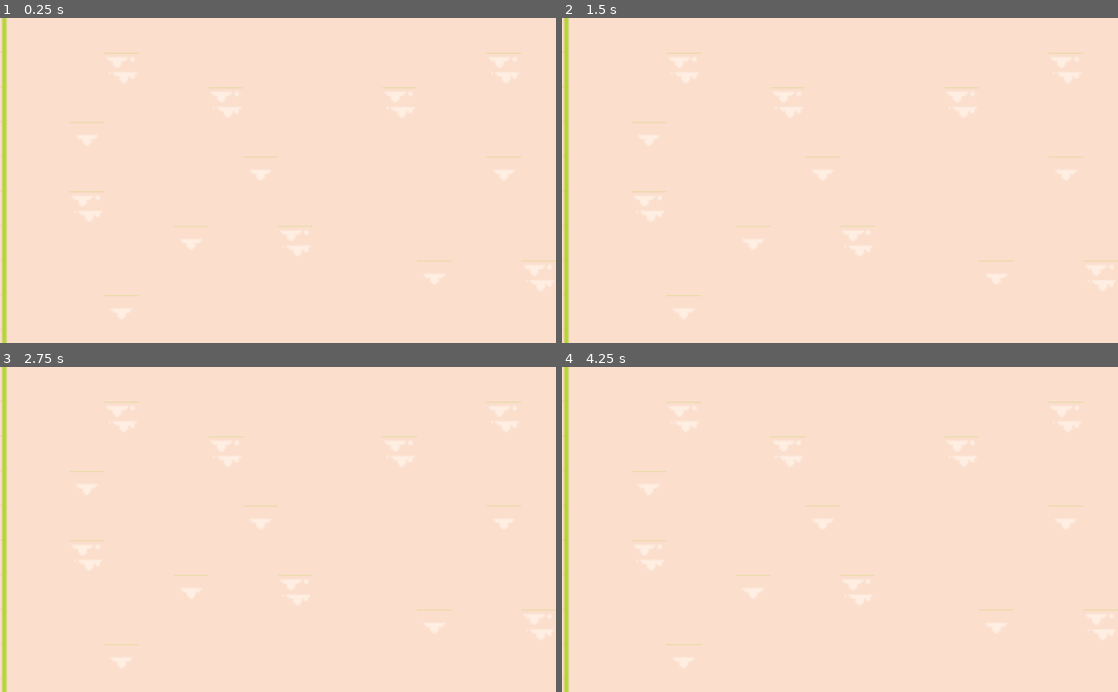
Above: before the commit, frames 1-4 (two rows, left to right).
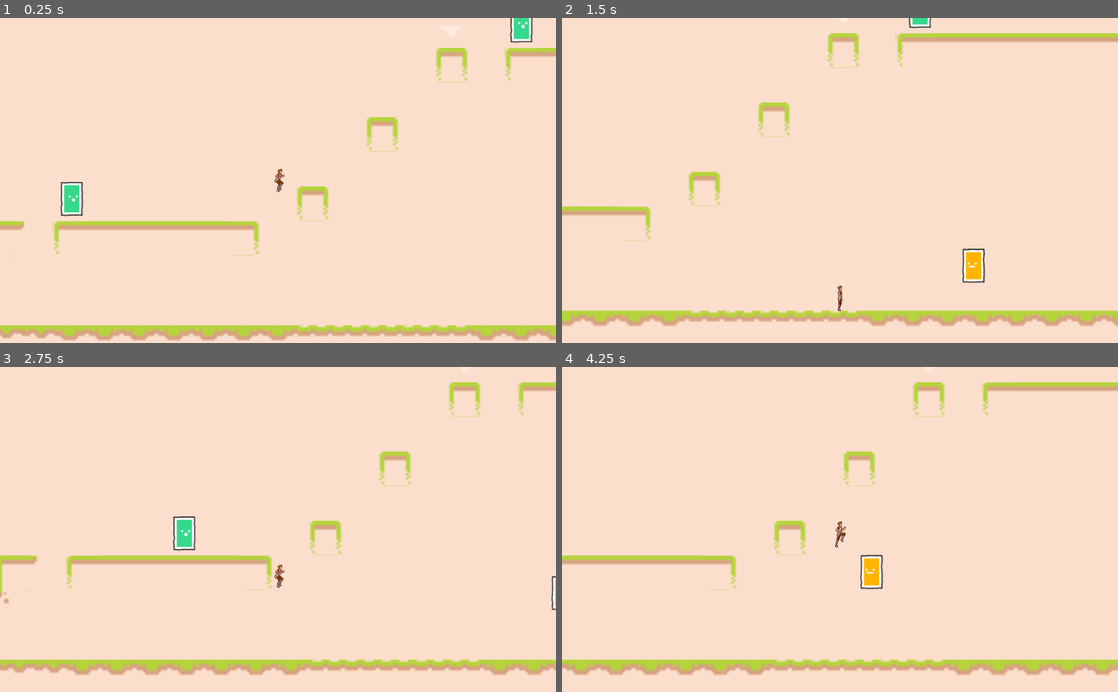
Above: after the commit, the same moments.

Repository: Tre101/04-2D-Platformer1
Game: Godot game, scene res://Game.tscn
Same seed, same stepped clock (60 frames per second), same inputs: the game is played once before the commit and once after it.
Inputs:
- Up to frame 1 (0.25 s): no input
- Up to frame 2 (1.5 s): hold D (right) from 0.53 s (still down); tap W (jump) at 0.77 s
- Up to frame 3 (2.75 s): tap W (jump) at 1.52 s; release D (right) at 2.03 s; hold A (left) from 2.03 s (still down)
- Up to frame 4 (4.25 s): release A (left) at 2.78 s; hold D (right) from 2.78 s (still down); tap W (jump) at 3.02, 3.77 s

The runs differ from the first frame. In frame 1, 8.0% of the frame differs, in the area x 0-100%, y 0-100%; in frame 2, 8.0%; in frame 3, 7.9%; in frame 4, 7.9%.
Error after the commit: Invalid get index 'global_position' (on base: 'previously freed instance'). (res://Enemies/Enemy1.gd:19)

Commit message:
not finished

Diff:
--- a/Camera.gd
+++ b/Camera.gd
@@ -4,5 +4,5 @@
 
 func _process(_delta):
 	player = get_node_or_null("/root/Game/Player_Container/Player")
-	if player == null:
+	if player != null:
 		position = player.position
--- /dev/null
+++ b/Enemies/Enemies.gd
@@ -0,0 +1,9 @@
+extends Node2D
+
+onready var Enemy1 = load("res://Enemies/Enemy1.tscn")
+
+func _process(_delta):
+	if not has_node("Enemy1"):
+		var enemy1 = Enemy1.instance()
+		enemy1.name = "Enemy1"
+		add_child(enemy1)
--- a/Enemies/Enemy1.gd
+++ b/Enemies/Enemy1.gd
@@ -4,13 +4,13 @@
 var player = null
 var nav = null
 
-var speed = 125
+var speed = 1
 
 func _ready():
 	position = start_position
 
 
-func _physics_process(delta):
+func _physics_process(_delta):
 	if nav == null:
 		nav = get_node_or_null("/root/Game/Navigation2D")
 	elif player == null:
@@ -25,6 +25,10 @@
 			if abs(s) < 1:
 				s = 0
 			var direction = target.normalized()
+			if direction.x < 0:
+				$Sprite.flip_h = true
+			else:
+				$Sprite.flip_h = false
 			var _v = move_and_slide(direction*s, Vector2.ZERO)
 
 
--- /dev/null
+++ b/Enemies/Enemy1.tscn
@@ -0,0 +1,27 @@
+[gd_scene load_steps=4 format=2]
+
+[ext_resource path="res://Assets/character_squareYellow.png" type="Texture" id=1]
+[ext_resource path="res://Enemies/Enemy1.gd" type="Script" id=2]
+
+[sub_resource type="RectangleShape2D" id=30]
+extents = Vector2( 7, 9 )
+
+[node name="Enemy1" type="KinematicBody2D"]
+collision_layer = 0
+collision_mask = 3
+script = ExtResource( 2 )
+
+[node name="Sprite" type="Sprite" parent="."]
+scale = Vector2( 0.25, 0.25 )
+texture = ExtResource( 1 )
+
+[node name="CollisionPolygon2D" type="CollisionPolygon2D" parent="."]
+scale = Vector2( 0.25, 0.25 )
+polygon = PoolVector2Array( 24, -26, 25, 27, 23.5, 27, 22.1, 32, -22.8, 32, -24, 30.8, -24, -32, 24, -32 )
+
+[node name="Area2D" type="Area2D" parent="."]
+
+[node name="CollisionShape2D" type="CollisionShape2D" parent="Area2D"]
+shape = SubResource( 30 )
+
+[connection signal="body_entered" from="Area2D" to="." method="_on_Area2D_body_entered"]
--- /dev/null
+++ b/Enemies/Enemy2.gd
@@ -0,0 +1,23 @@
+extends KinematicBody2D
+
+export var constraint_left = Vector2(0,0)
+export var constraint_right = Vector2(100,0)
+export var speed = 3
+
+func _ready():
+	pass
+
+func _physics_process(_delta):
+	if not $Tween.is_active():
+		var constraint = constraint_left
+		$Sprite.flip_h = true
+		if position != constraint_right:
+			constraint = constraint_right
+			$Sprite.flip_h = false
+		$Tween.interpolate_property(self, "position", position, constraint, speed, Tween.TRANS_EXPO, Tween.EASE_IN)
+		$Tween.start()
+
+func _on_Area2D_body_entered(body):
+	if body.name == "Player":
+		body.queue_free()
+		queue_free()
--- /dev/null
+++ b/Enemies/Enemy2.tscn
@@ -0,0 +1,36 @@
+[gd_scene load_steps=4 format=2]
+
+[ext_resource path="res://Enemies/Enemy2.gd" type="Script" id=1]
+[ext_resource path="res://Assets/character_squareGreen.png" type="Texture" id=2]
+
+[sub_resource type="RectangleShape2D" id=30]
+extents = Vector2( 7.5, 10 )
+
+[node name="Enemy2" type="KinematicBody2D"]
+position = Vector2( 312, 182 )
+collision_layer = 0
+collision_mask = 3
+script = ExtResource( 1 )
+__meta__ = {
+"_edit_group_": true
+}
+constraint_left = Vector2( 312, 182 )
+constraint_right = Vector2( 420, 182 )
+
+[node name="Tween" type="Tween" parent="."]
+
+[node name="Sprite" type="Sprite" parent="."]
+scale = Vector2( 0.25, 0.25 )
+texture = ExtResource( 2 )
+
+[node name="CollisionPolygon2D" type="CollisionPolygon2D" parent="."]
+scale = Vector2( 0.25, 0.25 )
+polygon = PoolVector2Array( 24, -15, 25, 17, 23.8, 17, 22, 32, -22, 32, -22, 31, -25, 19.2, -25, 13, -24, -22, -24, -32, 24, -32 )
+
+[node name="Area2D" type="Area2D" parent="."]
+
+[node name="CollisionShape2D" type="CollisionShape2D" parent="Area2D"]
+position = Vector2( 0.5, 0 )
+shape = SubResource( 30 )
+
+[connection signal="body_entered" from="Area2D" to="." method="_on_Area2D_body_entered"]
--- a/Game.tscn
+++ b/Game.tscn
@@ -1,10 +1,10 @@
-[gd_scene load_steps=36 format=2]
+[gd_scene load_steps=35 format=2]
 
 [ext_resource path="res://Camera.gd" type="Script" id=1]
 [ext_resource path="res://Assets/tilemap_packed.png" type="Texture" id=2]
 [ext_resource path="res://Player/Player_Container.gd" type="Script" id=3]
-[ext_resource path="res://Assets/character_squareYellow.png" type="Texture" id=4]
-[ext_resource path="res://Enemies/Enemy1.gd" type="Script" id=5]
+[ext_resource path="res://Enemies/Enemies.gd" type="Script" id=4]
+[ext_resource path="res://Enemies/Enemy2.tscn" type="PackedScene" id=5]
 
 [sub_resource type="NavigationPolygon" id=29]
 vertices = PoolVector2Array( 477, 320, 191, 288, 223, 272, 477, 208, 4, 320, 66, 304, 255, 240, 431, 208, 304, 207, 287 …(256 unchanged characters)…
@@ -477,9 +477,6 @@
 } ]
 13/z_index = 0
 
-[sub_resource type="RectangleShape2D" id=30]
-extents = Vector2( 7, 9 )
-
 [node name="Game" type="Node2D"]
 
 [node name="Navigation2D" type="Navigation2D" parent="."]
@@ -504,22 +501,14 @@
 script = ExtResource( 3 )
 
 [node name="Enemies" type="Node2D" parent="."]
-
-[node name="Enemy1" type="KinematicBody2D" parent="Enemies"]
-script = ExtResource( 5 )
-
-[node name="Sprite" type="Sprite" parent="Enemies/Enemy1"]
-scale = Vector2( 0.25, 0.25 )
-texture = ExtResource( 4 )
-
-[node name="CollisionPolygon2D" type="CollisionPolygon2D" parent="Enemies/Enemy1"]
-scale = Vector2( 0.25, 0.25 )
-polygon = PoolVector2Array( 24, -26, 25, 27, 23.5, 27, 22.1, 32, -22.8, 32, -24, 30.8, -24, -32, 24, -32 )
-
-[node name="Area2D" type="Area2D" parent="Enemies/Enemy1"]
-
-[node name="CollisionShape2D" type="CollisionShape2D" parent="Enemies/Enemy1/Area2D"]
-shape = SubResource( 30 )
+script = ExtResource( 4 )
+
+[node name="Enemy2" parent="Enemies" instance=ExtResource( 5 )]
+
+[node name="Enemy3" parent="Enemies" instance=ExtResource( 5 )]
+position = Vector2( 105, 262 )
+constraint_left = Vector2( 105, 262 )
+constraint_right = Vector2( 187, 262 )
 
 [node name="Camera" type="Camera2D" parent="."]
 current = true
@@ -529,5 +518,3 @@
 limit_right = 479
 limit_bottom = 335
 script = ExtResource( 1 )
-
-[connection signal="body_entered" from="Enemies/Enemy1/Area2D" to="Enemies/Enemy1" method="_on_Area2D_body_entered"]
--- a/StateMachine/WallJump.gd
+++ b/StateMachine/WallJump.gd
@@ -45,7 +45,7 @@
 	player.should_direction_flip = true
 	$Sweat.emitting = false
 
-func physics_process(delta):
+func physics_process(_delta):
 	if not is_on_wall:
 		player.set_wall_raycasts(false)
 		SM.set_state("Falling")
Binary file added: Assets/character_squareGreen.png
Not shown, added: Assets/character_squareGreen.png.import
